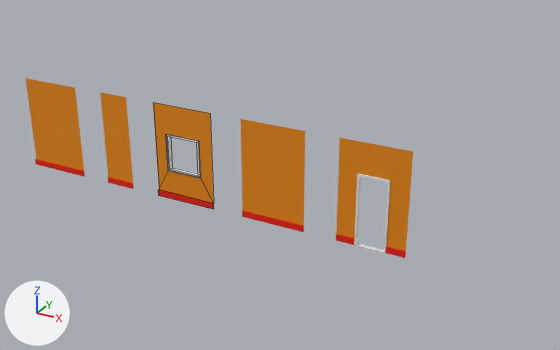
An edit to the FBX model Assets/_Game/ThirdParty/3D/Environment/modular_walls/Walls.fbx, drawn before and after from the same camera.
Before and after are seen from a 50 mm lens placed at (9.71, -17.32, 10.18), pointed at (-0.4, 1.07, 0.99). Lighting does not change. The marker at lower left points along +X, +Y and +Z. Mesh edges are drawn as thin lines on the coarser meshes. Where no turn or scale is listed for an object, it has been applied to the vertices.

Objects in the first picture: 'DoorWall', 'NormalWall', 'NormalWall.001', 'NormalWall.002', 'WindowWall'.
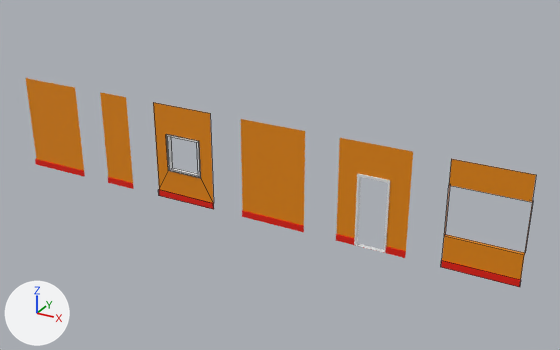
The change, as a list of edits to the scene's bpy script:
```text
Add mat_lower_001:
    mat_lower_001 = principled_material('Lower.001')
    mat_lower_001.base_color = (0.8, 0.00904, 0.0)  # red #e71800
Add mat_main_001:
    mat_main_001 = principled_material('Main.001')
    mat_main_001.base_color = (0.8, 0.247, 0.0)  # orange #e78800
Add me_cube_005:
    me_cube_005.from_pydata([(-1.0, -0.1, 0.0), (-1.0, -0.1, 3.0), (1.0, -0.1, 0.0), (1.0, -0.1, 3.0), (-1.0, -0.1, 0.19), (1.0, -0.1, 0.19), (1.0, -0.14, 0.19), (1.0, -0.14, 0.0), (-1.0, -0.14, 0.0), (-1.0, -0.14, 0.19), (-1.0, -0.1, 0.89), (-1.0, -0.1, 2.3), (1.0, -0.1, 2.3), (1.0, -0.1, 0.89), (-1.0, 0.0, 2.3), (1.0, 0.0, 2.3), (-1.0, 0.0, 0.89), (1.0, 0.0, 0.89)], [], [(12, 3, 1, 11), (2, 5, 6, 7), (7, 6, 9, 8), (5, 4, 9, 6), (4, 0, 8, 9), (5, 13, 10, 4), (12, 11, 14, 15), (10, 13, 17, 16), (15, 17, 13, 12), (11, 10, 16, 14)])
    for i in [*range(1, 5)]: me_cube_005.polygons[i].material_index = 1
    me_cube_005.materials.append(mat_main_001)  # orange #e78800
    me_cube_005.materials.append(mat_lower_001)  # red #e71800
Add ob_normalwall_003:
    ob_normalwall_003 = bpy.data.objects.new('NormalWall.003', me_cube_005)
    ob_normalwall_003.location = (5.97, 0.0, 0.0)
```

Changed parts and their boxes (x1, y1, x2, y2) in the pictures (560 x 350 px):
'NormalWall.003', added (orange): after (441, 159, 536, 287)
    faces in mat_main_001 (orange #e78800): (442, 159, 536, 280)
    faces in mat_lower_001 (red #e71800): (441, 260, 521, 287)
